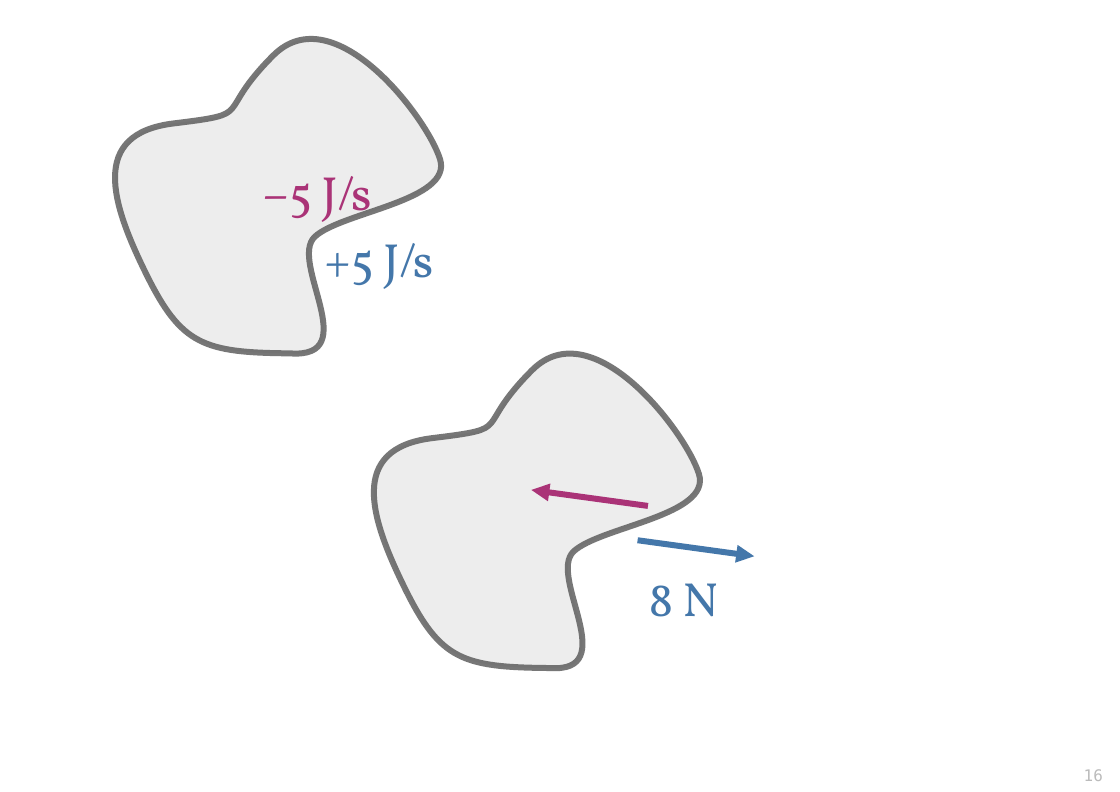
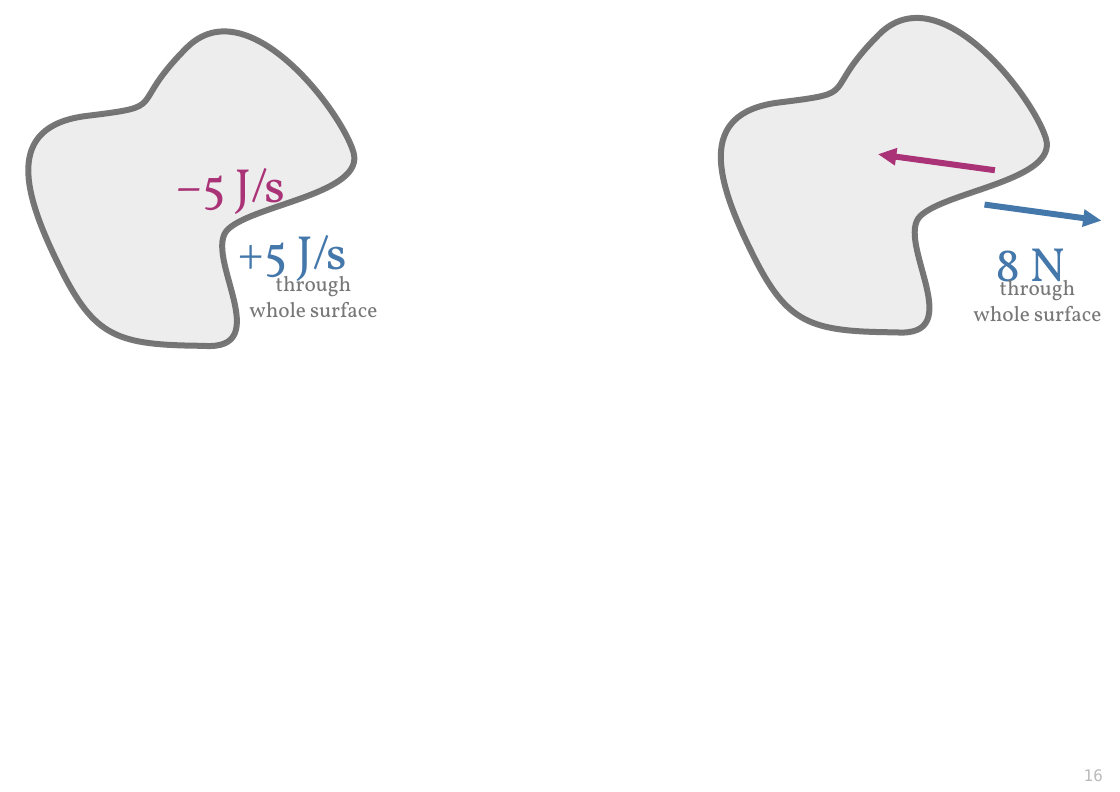
Before and after one commit to pglpm/7wonders, a slide deck: slide 16 of drawings.odp. Drawn at 1120x792 pixels with LibreOffice and Linux fonts; fonts in the diff are those of the drawing. Boxes give left, top, right and bottom in pixels: in the first picture for what was removed or moved away, otherwise in the second. Text is boxed around its words. In the diff, an @@ line names an element or a change of style, - is before the commit and + after.

```diff
--- a/drawings.odp
+++ b/drawings.odp
@@ freeform shape: place and size @@
-freeform shape at box(115, 39, 441, 354)
+freeform shape at box(29, 32, 354, 346)
@@ text "–5 J/s": place and size @@
-text "–5 J/s" at box(262, 176, 372, 232)
+text "–5 J/s" at box(175, 168, 285, 224)
@@ 2 arrows, 1 freeform shape: place and size @@
-2 arrows, 1 freeform shape at box(374, 354, 754, 668)
+2 arrows, 1 freeform shape at box(721, 18, 1102, 332)
@@ text "+5 J/s" rewrapped from box(324, 231, 433, 289) to box(238, 224, 347, 292) @@
@@ text "8 N" rewrapped from box(649, 583, 719, 617) to box(996, 248, 1066, 300) @@
@@ text added at box(249, 271, 377, 317), 16 pt, text #777777 @@
+through
+whole surface
@@ text added at box(973, 275, 1101, 321), 16 pt, text #777777 @@
+through
+whole surface
```
Also in this commit, not shown: 3 slides added, 1 slide removed, 15 other files.
